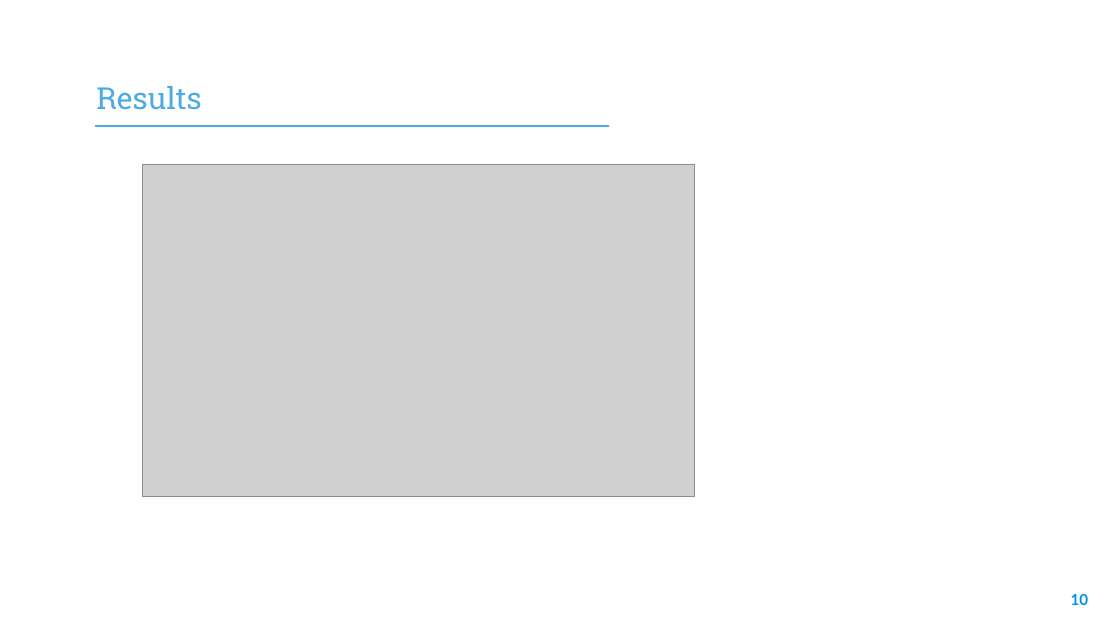
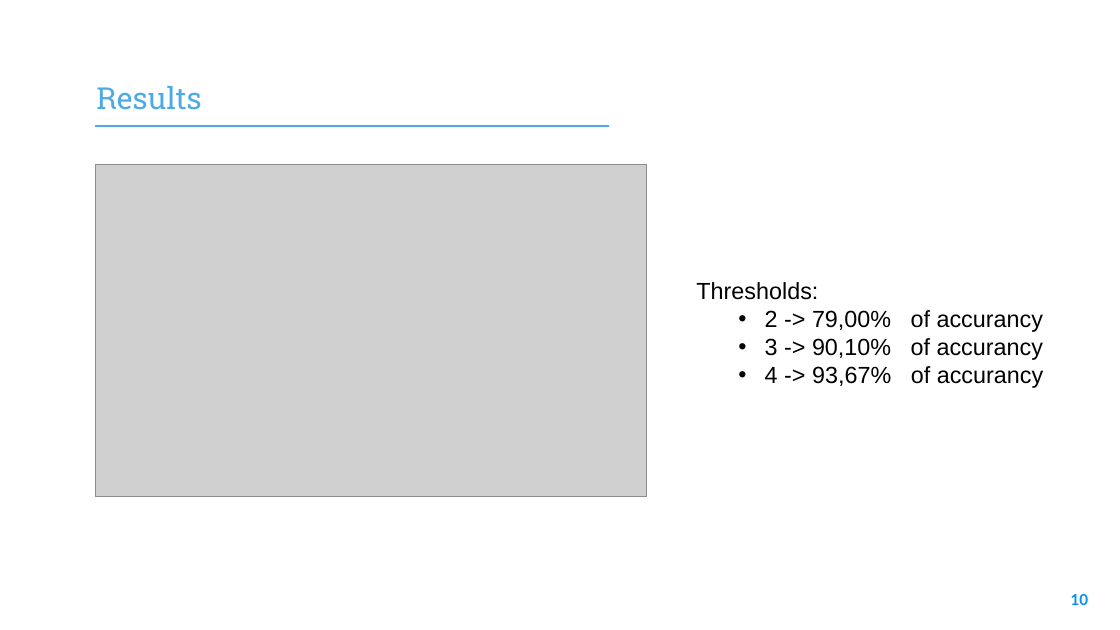
Before and after one commit to elenaroncolino/SEcube-code, a slide deck: slide 10 of Design and Development of a RAM-based PUF.pptx. Drawn at 1120x630 pixels with LibreOffice and Linux fonts; fonts in the diff are those of the drawing; grey boxes stand for pictures; background and template pictures are left out. Boxes give left, top, right and bottom in pixels: in the first picture for what was removed or moved away, otherwise in the second. Text is boxed around its words. In the diff, an @@ line names an element or a change of style, - is before the commit and + after.

Commit message:
ppt

```diff
--- a/Design and Development of a RAM-based PUF.pptx
+++ b/Design and Development of a RAM-based PUF.pptx
@@ picture: place and size @@
-picture at (143, 165, 695, 496)
+picture at (95, 165, 647, 496)
@@ text added at (696, 282, 1043, 388), 20 pt, text #000000 @@
+Thresholds:
+  • 2 -> 79,00% of accurancy
+  • 3 -> 90,10% of accurancy
+  • 4 -> 93,67% of accurancy
```
Also in this commit, not shown: 1 other file.
